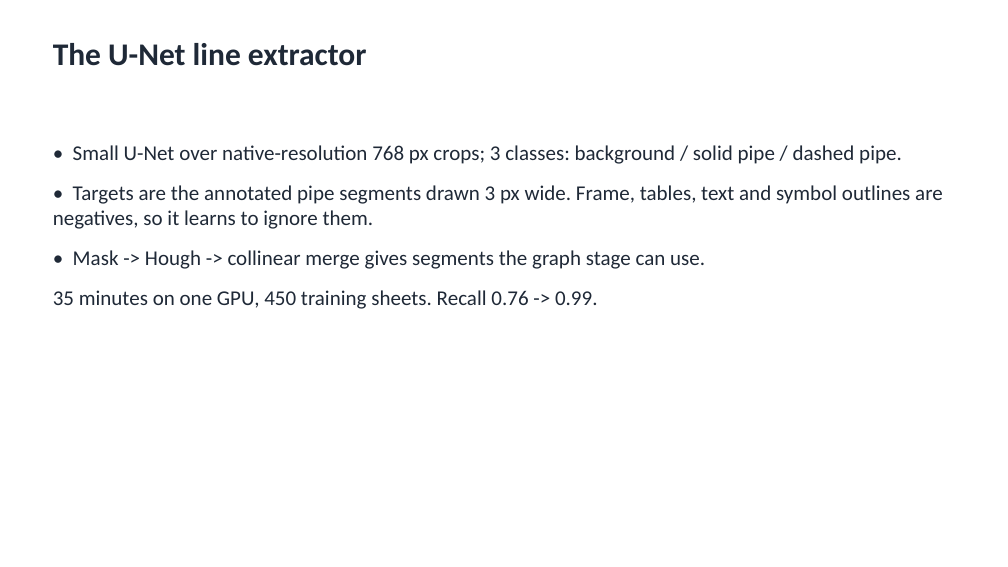
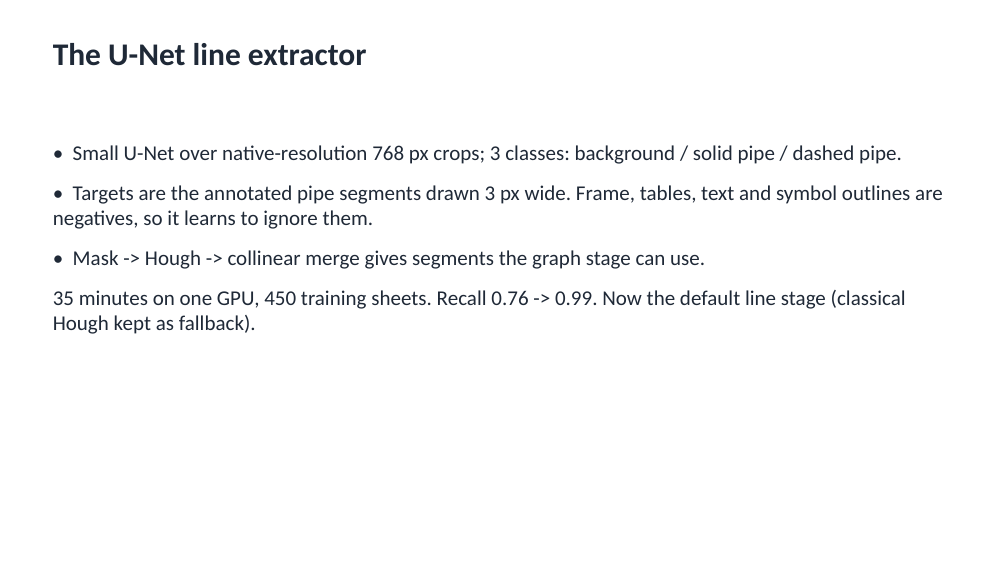
Before and after one commit to WeiKangda/PnIDAgent, a slide deck: slide 5 of weekly_update/2026-09-21_pipeline_accuracy_update.pptx. Drawn at 1008x567 pixels with LibreOffice and Linux fonts; fonts in the diff are those of the drawing. Boxes give left, top, right and bottom in pixels: in the first picture for what was removed or moved away, otherwise in the second. Text is boxed around its words. In the diff, an @@ line names an element or a change of style, - is before the commit and + after.

```diff
--- a/weekly_update/2026-09-21_pipeline_accuracy_update.pptx
+++ b/weekly_update/2026-09-21_pipeline_accuracy_update.pptx
@@ text at box(53, 290, 906, 334): text changed @@
-35 minutes on one GPU, 450 training sheets. Recall 0.76 -> 0.99.
+35 minutes on one GPU, 450 training sheets. Recall 0.76 -> 0.99. Now the default line stage (classical Hough kept as fallback).
```
Also in this commit, not shown: 3 other slides changed, 6 other files.
